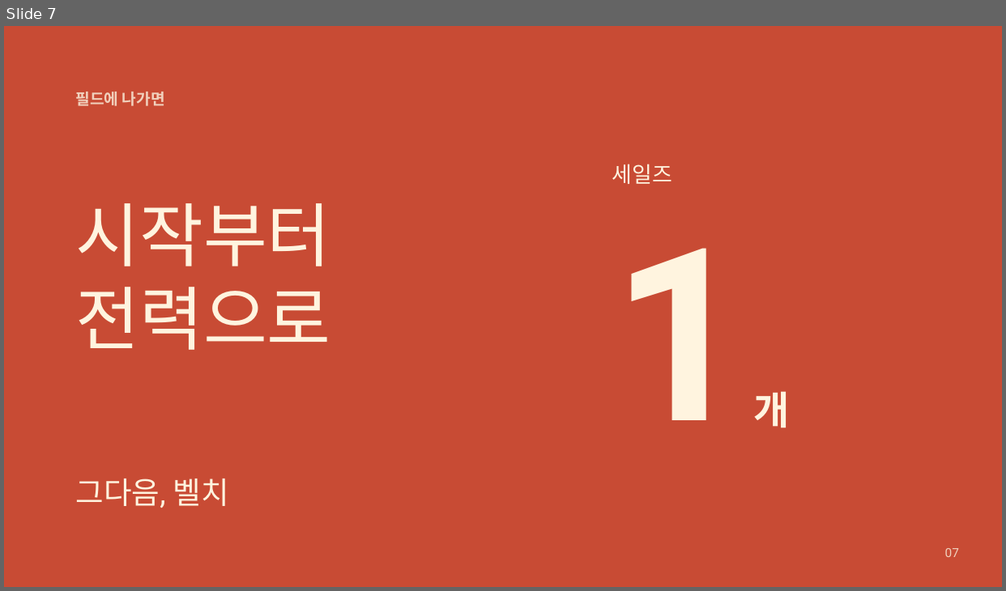
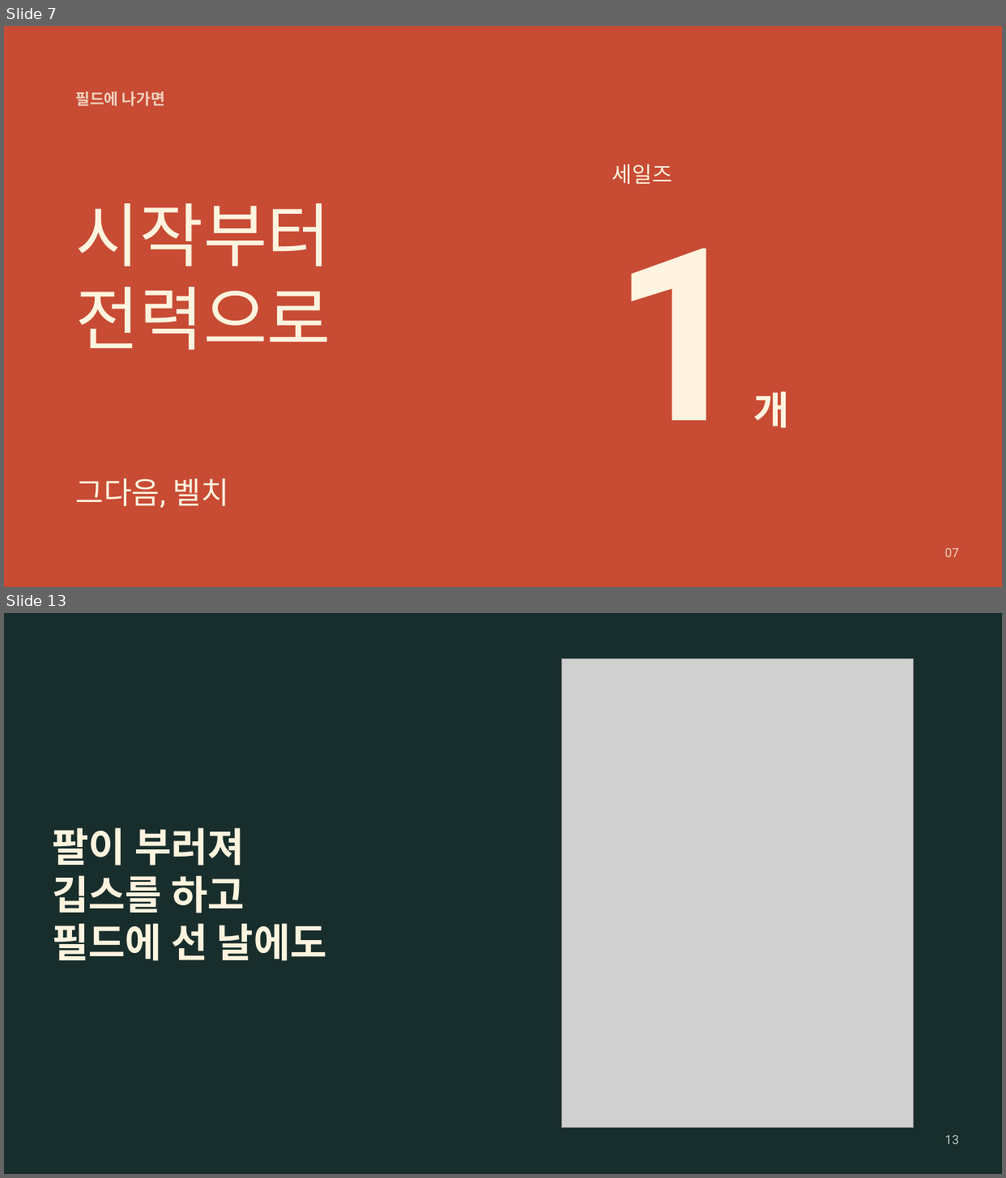
Before and after one commit to jaeyoung5178-bot/Presence, a slide deck: education/mentality/nozero400/NoZero-400Days.pptx. Shown one above the other, each under a label of ours: slide 7 before the commit, slides 7 and 13 after it; the slides between them are not shown. The pictures are 1006x591 and 1006x1178 pixels, drawn with LibreOffice and Linux fonts; fonts in the diff are those of the drawing; grey boxes stand for pictures. Boxes give left, top, right and bottom in pixels: in the first picture for what was removed or moved away, otherwise in the second. Text is boxed around its words. In the diff, an @@ line names an element or a change of style, - is before the commit and + after.

```diff
--- a/education/mentality/nozero400/NoZero-400Days.pptx
+++ b/education/mentality/nozero400/NoZero-400Days.pptx
@@ slide 13 added at [4,613,1002,1174], background #182E2C @@
@@ picture added at [562,659,914,1129] @@
@@ text added at [52,828,327,961], 38.4 pt, text #FFF4DF, bold @@
+팔이 부러져
+깁스를 하고
+필드에 선 날에도
@@ text added at [945,1135,959,1144], 12 pt, text #B4C6BB @@
+13
```
Also in this commit, not shown: 9 slides changed, 4 other slides added, 2 slides removed, 10 other files.
